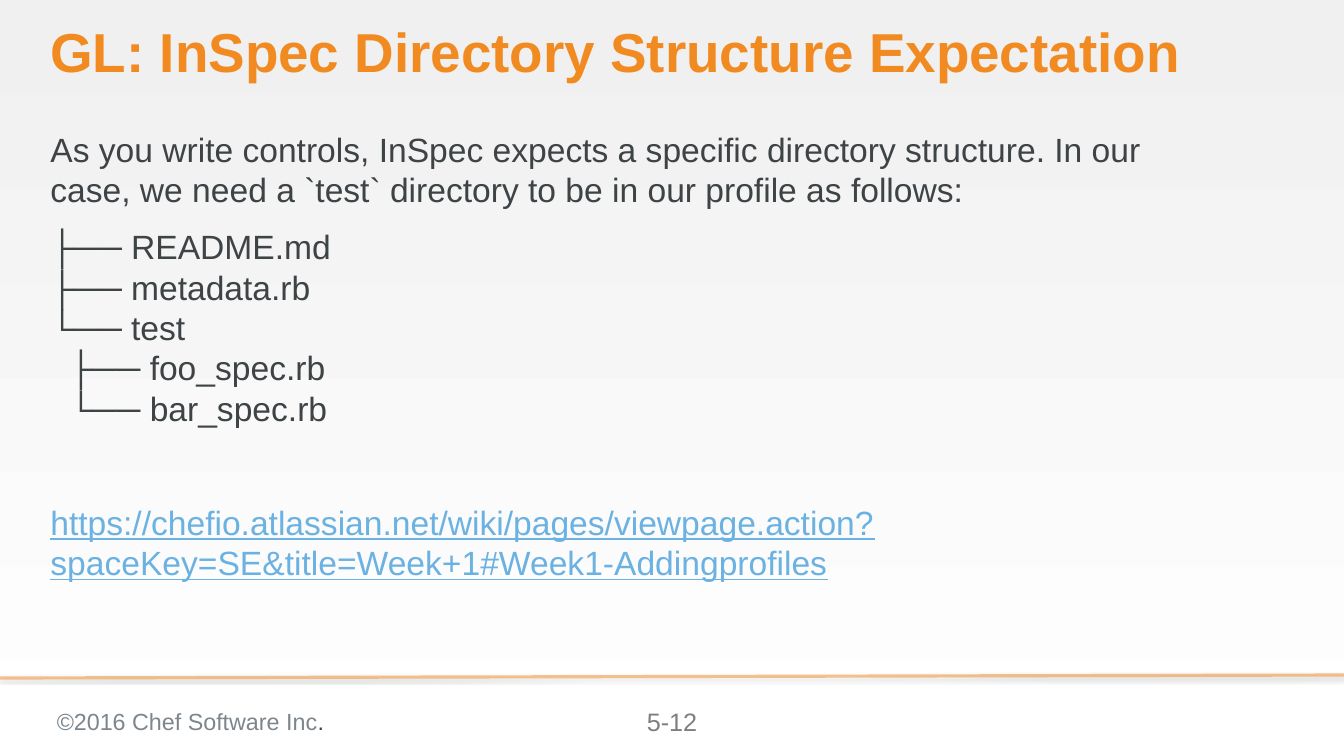
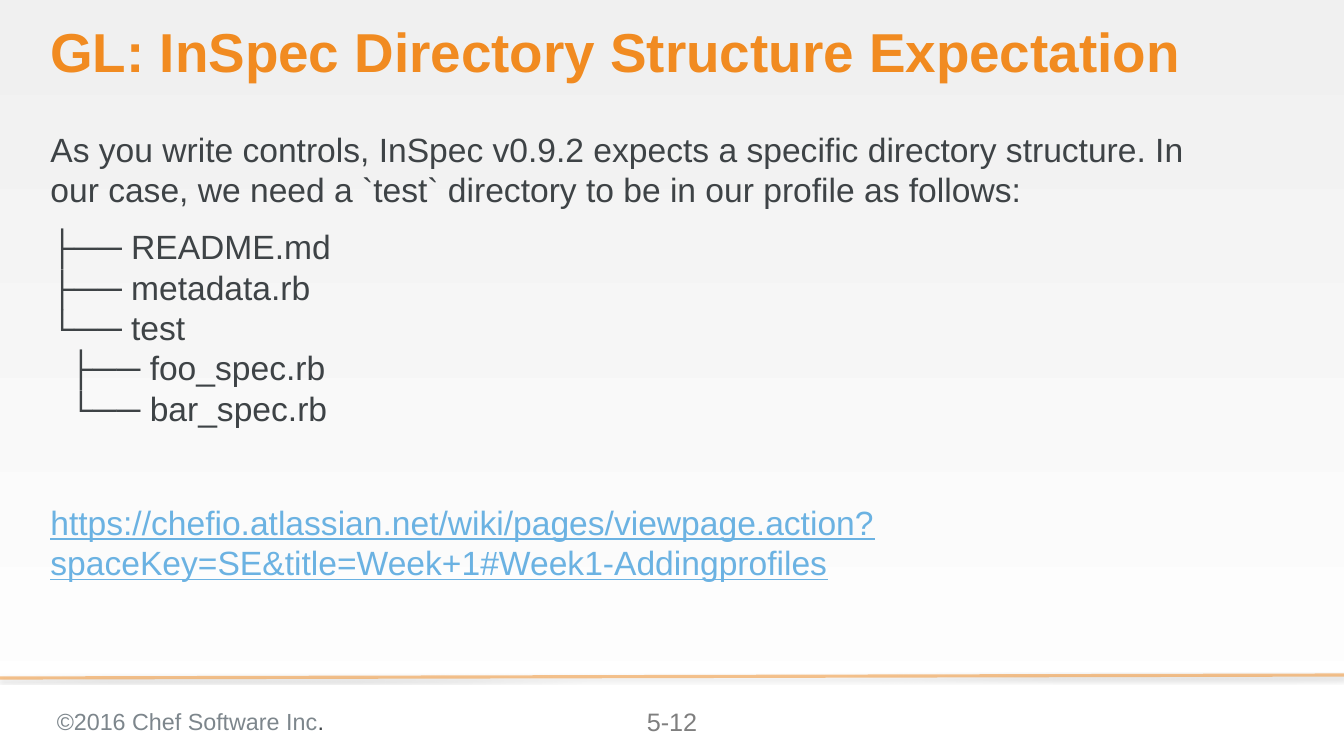
Before and after one commit to bchamby/chef-compliance-installation-configuration-operation, a slide deck: slide 12 of 05-creating-custom-profiles.pptx. Drawn at 1344x756 pixels with LibreOffice and Linux fonts; fonts in the diff are those of the drawing; background and template pictures are left out. Boxes give left, top, right and bottom in pixels: in the first picture for what was removed or moved away, otherwise in the second. Text is boxed around its words. In the diff, an @@ line names an element or a change of style, - is before the commit and + after.

```diff
--- a/05-creating-custom-profiles.pptx
+++ b/05-creating-custom-profiles.pptx
@@ text at (x1=50, y1=137, x2=1183, y2=209): text changed @@
-As you write controls, InSpec expects a specific directory structure. In our case, we need a `test` directory to be in our profile as follows:
+As you write controls, InSpec v0.9.2 expects a specific directory structure. In our case, we need a `test` directory to be in our profile as follows:
```
Also in this commit, not shown: 2 other slides changed, 1 slide added, 2 other files.
